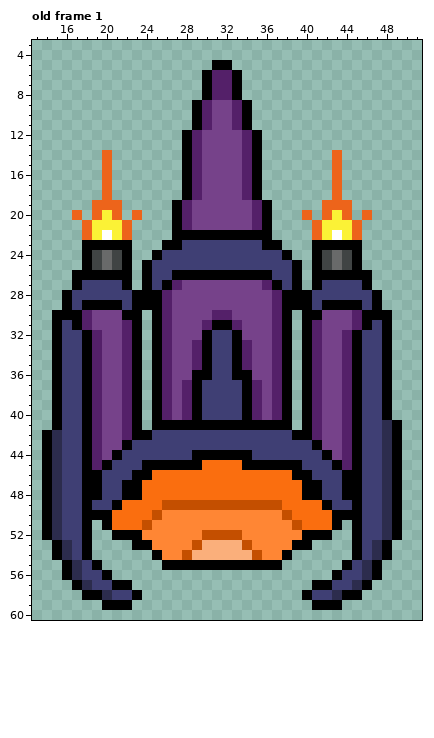
Two versions of one pixel-art file, Assets/Sprites/PurpleEnemyShip.aseprite. Above, as it was before the edit.
64x64 pixels, 1 frame. Shown: old frame 1: x 13..51, y 3..60. The commit also changed other frames, which this record leaves out.
Once edited:
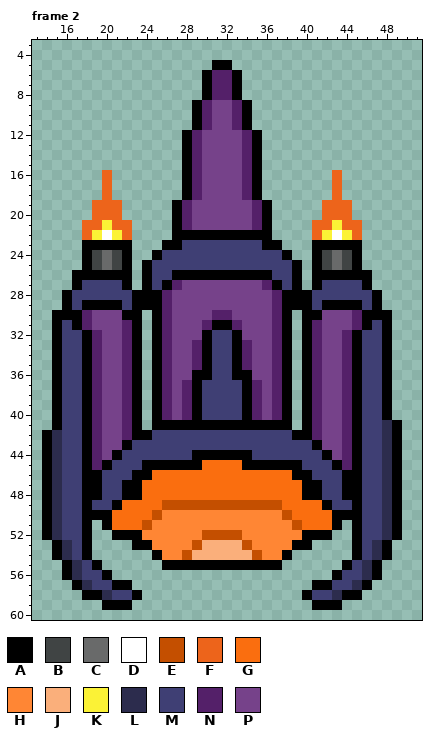
Palette (. is transparent): A #000000  B #404444  C #696a6a  D #ffffff  E #c44f00  F #ed641b  G #fa6e0f  H #ff8634  J #faaf7b  K #fbf236  L #2c2c4d  M #3f3f74  N #542069  P #76428a
A new or re-ordered frame is compared with the old frame closest to it.
Diff:
frames 1 -> 3
--- frame 2 is new; against old frame 1
@@ x 13..51 @@
 13 ...............ANPPPPNA................
-14 .......F.......ANPPPPNA.......F........
-15 .......F.......ANPPPPNA.......F........
+14 ...............ANPPPPNA................
+15 ...............ANPPPPNA................
 16 .......F.......ANPPPPNA.......F........
@@ x 13..51 @@
 19 ......FFF.....ANPPPPPPNA.....FFF.......
-20 ....F.FKF.F...ANPPPPPPNA...F.FKF.F.....
-21 .....FKKKF....ANPPPPPPNA....FKKKF......
+20 ......FFF.....ANPPPPPPNA.....FFF.......
+21 .....FFKFF....ANPPPPPPNA....FFKFF......
 22 .....FKDKF....AAAAAAAAAA....FKDKF......
